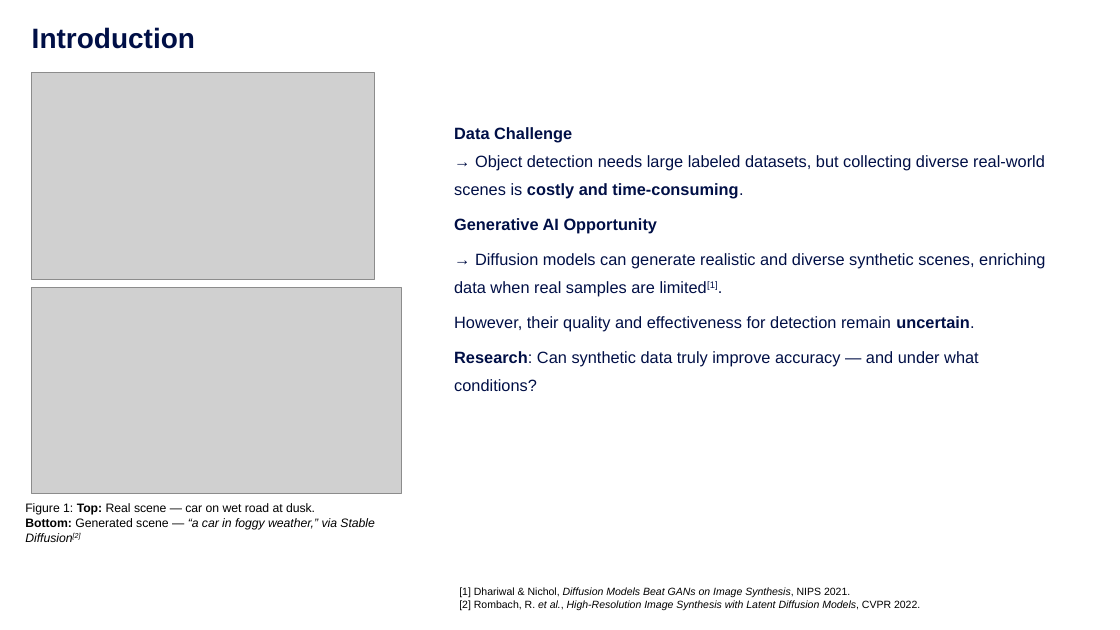
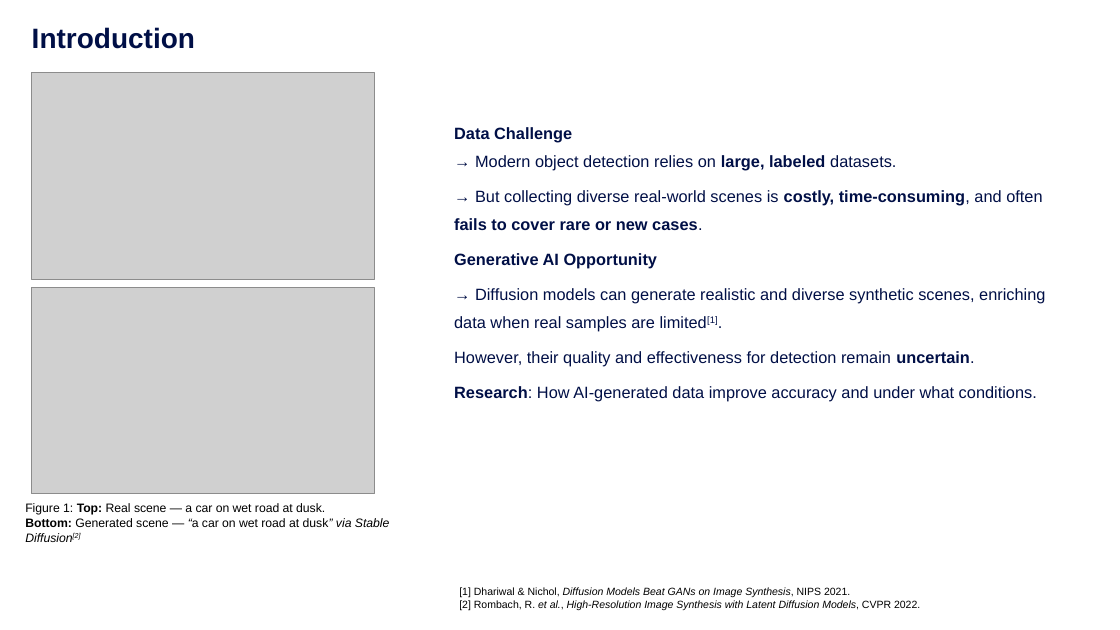
Before and after one commit to chengchengchenchen/MCS-Research-Project, a slide deck: slide 2 of doc/Presentation-revised.pptx. Drawn at 1120x630 pixels with LibreOffice and Linux fonts; fonts in the diff are those of the drawing; grey boxes stand for pictures; background and template pictures are left out. Boxes give left, top, right and bottom in pixels: in the first picture for what was removed or moved away, otherwise in the second. Text is boxed around its words. In the diff, an @@ line names an element or a change of style, - is before the commit and + after.

Commit message:
ppt revised

```diff
--- a/doc/Presentation-revised.pptx
+++ b/doc/Presentation-revised.pptx
@@ text at box(454, 127, 1042, 230): text changed @@
-Data Challenge
-→ Object detection needs large labeled datasets, but collecting diverse real-world scenes is costly and time-consuming.
+Data Challenge
+→ Modern object detection relies on large, labeled datasets.
+→ But collecting diverse real-world scenes is costly, time-consuming, and often fails to cover rare or new cases.
@@ picture: place and size @@
-picture at box(32, 287, 402, 494)
+picture at box(31, 287, 375, 494)
@@ text at box(454, 386, 1037, 402): text changed @@
-Research: Can synthetic data truly improve accuracy — and under what conditions?
+Research: How AI-generated data improve accuracy and under what conditions.
@@ text at box(25, 503, 389, 542): text changed @@
-    Figure 1: Top: Real scene — car on wet road at dusk.
-    Bottom: Generated scene — “a car in foggy weather,” via Stable Diffusion[2]
+    Figure 1: Top: Real scene — a car on wet road at dusk.
+    Bottom: Generated scene — “a car on wet road at dusk” via Stable Diffusion[2]
```
Also in this commit, not shown: 9 other slides changed, 5 slides added, 1 slide removed, 2 other files.
